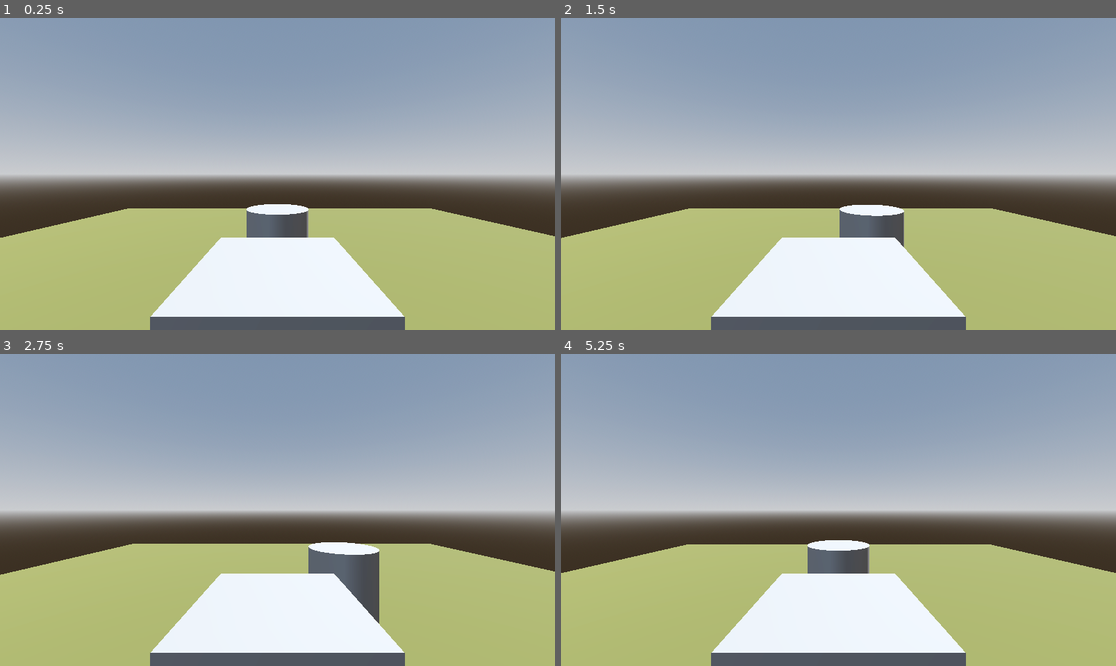
Above: before the commit, frames 1-4 (two rows, left to right).
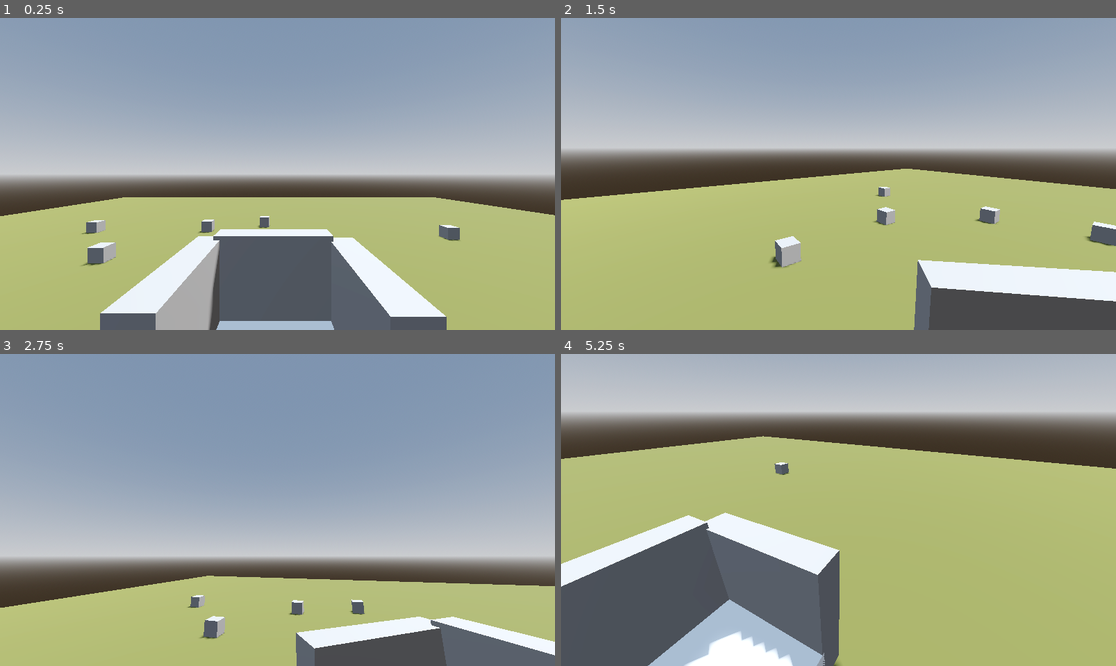
Above: after the commit, the same moments.

Repository: MichaelFar/cartastraphic-chaos
Game: Godot game, scene res://scenes/Michael Debug Scene.tscn
Same seed, same stepped clock (60 frames per second), same inputs: the game is played once before the commit and once after it.
Inputs (mouse positions are in pixels of both pictures, inside the frame that each line leads up to):
- Up to frame 1 (0.25 s): no input
- Up to frame 2 (1.5 s): tap Enter at 0.5 s; move the mouse to (960, 158) at 0.52 s; hold D (turn_right) 0.53-1.28 s; click (960, 158) at 0.67 s; move the mouse to (727, 189) at 1.27 s; hold S (back) from 1.28 s (still down); click (727, 189) at 1.42 s
- Up to frame 3 (2.75 s): move the mouse to (333, 441) at 2.02 s; release S (back) at 2.03 s; hold D (turn_right) from 2.03 s (still down); click (333, 441) at 2.17 s
- Up to frame 4 (5.25 s): move the mouse to (810, 572) at 2.77 s; release D (turn_right) at 2.78 s; hold W (forward) 2.78-3.53 s; click (810, 572) at 2.92 s; move the mouse to (1005, 556) at 3.52 s; hold A (turn_left) 3.53-5.03 s; click (1005, 556) at 3.67 s; tap Escape at 4.15 s; move the mouse to (672, 463) at 4.27 s; click (672, 463) at 4.42 s; move the mouse to (866, 510) at 5.02 s; hold S (back) from 5.03 s (still down); click (866, 510) at 5.17 s

The runs differ from the first frame. In frame 1, 19% of the frame differs, in the area x 0-100%, y 57-100%; in frame 2, 39%; in frame 3, 48%; in frame 4, 86%, in the area x 0-100%, y 0-100%.

Commit message:
Modified character controller and added shopping object

Diff:
--- a/project.godot
+++ b/project.godot
@@ -14,6 +14,10 @@
 run/main_scene="uid://bv1ls4eki6ob8"
 config/features=PackedStringArray("4.5", "Forward Plus")
 config/icon="res://icon.svg"
+
+[autoload]
+
+GlobalValues="*res://scripts/global_values.gd"
 
 [display]
 
@@ -45,3 +49,7 @@
 "events": [Object(InputEventKey,"resource_local_to_scene":false,"resource_name":"","device":-1,"window_id":0,"alt_press …(192 unchanged characters)…
 ]
 }
+
+[physics]
+
+3d/physics_engine="Jolt Physics"
--- a/scenes/Michael Debug Scene.tscn
+++ b/scenes/Michael Debug Scene.tscn
@@ -1,6 +1,7 @@
-[gd_scene load_steps=8 format=3 uid="uid://bv1ls4eki6ob8"]
+[gd_scene load_steps=9 format=3 uid="uid://bv1ls4eki6ob8"]
 
 [ext_resource type="PackedScene" uid="uid://dvl2xwykeekj3" path="res://scenes/PlayerScene.tscn" id="1_ni3o6"]
+[ext_resource type="PackedScene" uid="uid://bqbv472bseb5b" path="res://scenes/ShoppingObject.tscn" id="2_a0vgv"]
 
 [sub_resource type="ProceduralSkyMaterial" id="ProceduralSkyMaterial_kpdrb"]
 sky_horizon_color = Color(0.66224277, 0.6717428, 0.6867428, 1)
@@ -43,4 +44,22 @@
 skeleton = NodePath("../..")
 
 [node name="PlayerScene" parent="." instance=ExtResource("1_ni3o6")]
-transform = Transform3D(1, 0, 0, 0, 1, 0, 0, 0, 1, -0.14809394, 1, 2.4409165)
+transform = Transform3D(1, 0, 0, 0, 1, 0, 0, 0, 1, -0.14809394, 0.13275242, 2.4409165)
+
+[node name="ShoppingObject" parent="." instance=ExtResource("2_a0vgv")]
+transform = Transform3D(1, 0, 0, 0, 1, 0, 0, 0, 1, -3.3290951, 0.62444633, 2.2565084)
+
+[node name="ShoppingObject2" parent="." instance=ExtResource("2_a0vgv")]
+transform = Transform3D(1, 0, 0, 0, 1, 0, 0, 0, 1, -3.597461, 0.15, -0.2562003)
+
+[node name="ShoppingObject3" parent="." instance=ExtResource("2_a0vgv")]
+transform = Transform3D(1, 0, 0, 0, 1, 0, 0, 0, 1, -2.2281208, 0.15, -2.35505)
+
+[node name="ShoppingObject4" parent="." instance=ExtResource("2_a0vgv")]
+transform = Transform3D(1, 0, 0, 0, 1, 0, 0, 0, 1, -5.4958644, 0.15, -2.2518363)
+
+[node name="ShoppingObject5" parent="." instance=ExtResource("2_a0vgv")]
+transform = Transform3D(1, 0, 0, 0, 1, 0, 0, 0, 1, -0.56832397, 0.15, -2.897491)
+
+[node name="ShoppingObject6" parent="." instance=ExtResource("2_a0vgv")]
+transform = Transform3D(1, 0, 0, 0, 1, 0, 0, 0, 1, 4.4156613, 0.15, -1.6700068)
--- a/scenes/PlayerScene.tscn
+++ b/scenes/PlayerScene.tscn
@@ -1,30 +1,168 @@
-[gd_scene load_steps=4 format=3 uid="uid://dvl2xwykeekj3"]
+[gd_scene load_steps=12 format=3 uid="uid://dvl2xwykeekj3"]
 
 [ext_resource type="Script" uid="uid://boy7evgyjn6g7" path="res://scripts/player_scene.gd" id="1_f302p"]
 
+[sub_resource type="BoxShape3D" id="BoxShape3D_4kqly"]
+size = Vector3(1.406189, 0.1, 1)
+
+[sub_resource type="ConvexPolygonShape3D" id="ConvexPolygonShape3D_f302p"]
+points = PackedVector3Array(-0.5, -0.5, -0.5, 0.5, 0.5, 0.5, 0.5, -0.5, 0.5, 0.5, 0.5, -0.5, -0.5, 0.5, 0.5, 0.5, -0.5, -0.5, -0.5, -0.5, 0.5, -0.5, 0.5, -0.5)
+
+[sub_resource type="ConvexPolygonShape3D" id="ConvexPolygonShape3D_vdp4a"]
+points = PackedVector3Array(-0.5, -0.5, -0.5, 0.5, 0.5, 0.5, 0.5, -0.5, 0.5, 0.5, 0.5, -0.5, -0.5, 0.5, 0.5, 0.5, -0.5, -0.5, -0.5, -0.5, 0.5, -0.5, 0.5, -0.5)
+
+[sub_resource type="ConvexPolygonShape3D" id="ConvexPolygonShape3D_4kqly"]
+points = PackedVector3Array(-0.5, -0.5, -0.5, 0.5, 0.5, 0.5, 0.5, -0.5, 0.5, 0.5, 0.5, -0.5, -0.5, 0.5, 0.5, 0.5, -0.5, -0.5, -0.5, -0.5, 0.5, -0.5, 0.5, -0.5)
+
+[sub_resource type="ConvexPolygonShape3D" id="ConvexPolygonShape3D_hwioa"]
+points = PackedVector3Array(-0.5, -0.5, -0.5, 0.5, 0.5, 0.5, 0.5, -0.5, 0.5, 0.5, 0.5, -0.5, -0.5, 0.5, 0.5, 0.5, -0.5, -0.5, -0.5, -0.5, 0.5, -0.5, 0.5, -0.5)
+
+[sub_resource type="ConvexPolygonShape3D" id="ConvexPolygonShape3D_3lb1s"]
+points = PackedVector3Array(-0.5, -0.5, -0.5, 0.5, 0.5, 0.5, 0.5, -0.5, 0.5, 0.5, 0.5, -0.5, -0.5, 0.5, 0.5, 0.5, -0.5, -0.5, -0.5, -0.5, 0.5, -0.5, 0.5, -0.5)
+
 [sub_resource type="BoxMesh" id="BoxMesh_f302p"]
 
-[sub_resource type="CylinderMesh" id="CylinderMesh_f302p"]
+[sub_resource type="StandardMaterial3D" id="StandardMaterial3D_f302p"]
 
-[node name="PlayerScene" type="CharacterBody3D" node_paths=PackedStringArray("rotationDirectionNode", "rotationParent", "head")]
+[sub_resource type="BoxShape3D" id="BoxShape3D_f302p"]
+size = Vector3(1, 3.9555664, 1)
+
+[sub_resource type="BoxShape3D" id="BoxShape3D_vdp4a"]
+size = Vector3(2.1218262, 1, 1)
+
+[node name="PlayerSceneParent" type="Node3D"]
+
+[node name="HeadContainer" type="Node3D" parent="."]
+
+[node name="Head" type="Node3D" parent="HeadContainer"]
+
+[node name="Camera3D" type="Camera3D" parent="HeadContainer/Head"]
+transform = Transform3D(1, 0, 0, 0, 1, 0, 0, 0, 1, 0, 0.5, 0.44524097)
+
+[node name="PlayerScene" type="CharacterBody3D" parent="." node_paths=PackedStringArray("head", "headContainer", "headMarker", "cartMeshContainer", "camera", "objectSpawnMarker")]
 script = ExtResource("1_f302p")
 rotationRate = 20.0
-rotationDirectionNode = NodePath("RotationHandler/MeshInstance3D")
-rotationParent = NodePath("RotationHandler")
-head = NodePath("Head")
+head = NodePath("../HeadContainer/Head")
+headContainer = NodePath("../HeadContainer")
+headMarker = NodePath("HeadMarker")
+cartMeshContainer = NodePath("CartMeshParts")
+camera = NodePath("../HeadContainer/Head/Camera3D")
+objectSpawnMarker = NodePath("ObjectSpawnMarker")
 
-[node name="MeshInstance3D" type="MeshInstance3D" parent="."]
-transform = Transform3D(1, 0, 0, 0, 1, 0, 0, 0, 1, 0, 0.5, 0)
+[node name="StaticBody3D" type="StaticBody3D" parent="PlayerScene"]
+transform = Transform3D(1, 0, 0, 0, 1, 0, 0, 0, 1, 0, 2.6636128, 0)
+collision_layer = 2
+collision_mask = 2
+
+[node name="CollisionShape3D6" type="CollisionShape3D" parent="PlayerScene/StaticBody3D"]
+transform = Transform3D(0.70710677, 0.70710677, 0, -0.70710677, 0.70710677, 0, 0, 0, 1, 1.1358576, -2.1911116, 0)
+shape = SubResource("BoxShape3D_4kqly")
+
+[node name="CollisionShape3D7" type="CollisionShape3D" parent="PlayerScene/StaticBody3D"]
+transform = Transform3D(-3.090862e-08, -3.090862e-08, -1, -0.70710677, 0.70710677, 0, 0.70710677, 0.70710677, -4.371139e-08, -0.051625013, -2.1911116, 1.0129515)
+shape = SubResource("BoxShape3D_4kqly")
+
+[node name="CollisionShape3D8" type="CollisionShape3D" parent="PlayerScene/StaticBody3D"]
+transform = Transform3D(-0.70710677, -0.70710677, 8.742278e-08, -0.70710677, 0.70710677, 0, -6.181723e-08, -6.181723e-08, -1, -1.1002424, -2.1911116, -0.04756725)
+shape = SubResource("BoxShape3D_4kqly")
+
+[node name="CollisionShape3D9" type="CollisionShape3D" parent="PlayerScene/StaticBody3D"]
+transform = Transform3D(-0.4921467, -0.4921467, -0.71804124, -0.70710677, 0.70710677, 0, 0.5077318, 0.5077318, -0.6960006, -0.7681807, -2.1911116, 0.6809454)
+shape = SubResource("BoxShape3D_4kqly")
+
+[node name="CollisionShape3D10" type="CollisionShape3D" parent="PlayerScene/StaticBody3D"]
+transform = Transform3D(0.4903624, 0.4903624, -0.7204786, -0.70710677, 0.70710677, 0, 0.5094552, 0.5094552, 0.6934772, 0.84122133, -2.1911116, 0.74853945)
+shape = SubResource("BoxShape3D_4kqly")
+
+[node name="CollisionShape3D11" type="CollisionShape3D" parent="PlayerScene/StaticBody3D"]
+transform = Transform3D(-3.090862e-08, -3.090862e-08, 1.0000001, -0.70710677, 0.70710677, 0, -0.70710677, -0.70710677, -4.3711392e-08, -0.014321387, -2.1911116, -1.0891805)
+shape = SubResource("BoxShape3D_4kqly")
+
+[node name="CollisionShape3D12" type="CollisionShape3D" parent="PlayerScene/StaticBody3D"]
+transform = Transform3D(0.49999994, 0.49999994, 0.7071069, -0.70710677, 0.70710677, 0, -0.5, -0.5, 0.70710677, 0.78917474, -2.1911116, -0.79738533)
+shape = SubResource("BoxShape3D_4kqly")
+
+[node name="CollisionShape3D13" type="CollisionShape3D" parent="PlayerScene/StaticBody3D"]
+transform = Transform3D(-0.5, -0.5, 0.7071067, -0.70710677, 0.70710677, 0, -0.4999999, -0.4999999, -0.70710695, -0.8562442, -2.2323918, -0.8608451)
+shape = SubResource("BoxShape3D_4kqly")
+
+[node name="ObjectSpawnMarker" type="Marker3D" parent="PlayerScene"]
+transform = Transform3D(1, 0, 0, 0, 1, 0, 0, 0, 1, 0, 2.6636128, 0)
+
+[node name="CollisionShape3D" type="CollisionShape3D" parent="PlayerScene"]
+transform = Transform3D(0.21951067, 0, 0, 0, 1, 0, 0, 0, 1, 0.55475396, 0.5, 0)
+shape = SubResource("ConvexPolygonShape3D_f302p")
+
+[node name="CollisionShape3D2" type="CollisionShape3D" parent="PlayerScene"]
+transform = Transform3D(-9.595117e-09, -1, 0, 0.21951067, -4.371139e-08, 0, 0, 0, 1, -0.035232604, 0.23403811, 0)
+shape = SubResource("ConvexPolygonShape3D_vdp4a")
+
+[node name="CollisionShape3D3" type="CollisionShape3D" parent="PlayerScene"]
+transform = Transform3D(-9.595117e-09, -1, 4.371139e-08, 0, -4.371139e-08, -1, 0.21951067, -4.371139e-08, 1.9106855e-15, -0.035232604, 0.5436765, -0.49534392)
+shape = SubResource("ConvexPolygonShape3D_4kqly")
+
+[node name="CollisionShape3D4" type="CollisionShape3D" parent="PlayerScene"]
+transform = Transform3D(0.21951067, 0, 0, 0, 1, 0, 0, 0, 1, -0.5887243, 0.51238596, 0)
+shape = SubResource("ConvexPolygonShape3D_hwioa")
+
+[node name="CollisionShape3D5" type="CollisionShape3D" parent="PlayerScene"]
+transform = Transform3D(-9.595117e-09, -1, 4.371139e-08, 0, -4.371139e-08, -1, 0.21951067, -4.371139e-08, 1.9106855e-15, -0.035232604, 0.5436765, 0.5046561)
+shape = SubResource("ConvexPolygonShape3D_3lb1s")
+
+[node name="CollisionShape3D6" type="CollisionShape3D" parent="PlayerScene"]
+transform = Transform3D(-9.595117e-09, -1, 4.371139e-08, 0, -4.371139e-08, -1, 0.21951067, -4.371139e-08, 1.9106855e-15, -0.035232604, 1.529748, 0.5046561)
+shape = SubResource("ConvexPolygonShape3D_3lb1s")
+
+[node name="CollisionShape3D7" type="CollisionShape3D" parent="PlayerScene"]
+transform = Transform3D(-9.595117e-09, -1, 4.371139e-08, 0, -4.371139e-08, -1, 0.21951067, -4.371139e-08, 1.9106855e-15, -0.035232604, 2.5218441, 0.5046561)
+shape = SubResource("ConvexPolygonShape3D_3lb1s")
+
+[node name="CartMeshParts" type="Node3D" parent="PlayerScene"]
+
+[node name="MeshInstance3D" type="MeshInstance3D" parent="PlayerScene/CartMeshParts"]
+transform = Transform3D(0.21951067, 0, 0, 0, 1, 0, 0, 0, 1, 0.55475396, 0.5, 0)
 mesh = SubResource("BoxMesh_f302p")
+skeleton = NodePath("../..")
 
-[node name="Head" type="Node3D" parent="."]
+[node name="Floor" type="StaticBody3D" parent="PlayerScene/CartMeshParts"]
+
+[node name="MeshInstance3D2" type="MeshInstance3D" parent="PlayerScene/CartMeshParts/Floor"]
+transform = Transform3D(-9.595117e-09, -1, 0, 0.21951067, -4.371139e-08, 0, 0, 0, 1, -0.035232604, 0.23403811, 0)
+material_override = SubResource("StandardMaterial3D_f302p")
+mesh = SubResource("BoxMesh_f302p")
+skeleton = NodePath("../../..")
+
+[node name="MeshInstance3D4" type="MeshInstance3D" parent="PlayerScene/CartMeshParts"]
+transform = Transform3D(-9.595117e-09, -1, 0, -9.595117e-09, 5.463399e-15, -1, 0.21951067, -4.371139e-08, -4.371139e-08, -0.035232604, 0.5436765, -0.49534392)
+mesh = SubResource("BoxMesh_f302p")
+skeleton = NodePath("../..")
+
+[node name="MeshInstance3D3" type="MeshInstance3D" parent="PlayerScene/CartMeshParts"]
+transform = Transform3D(0.21951067, 0, 0, 0, 1, 0, 0, 0, 1, -0.5887243, 0.51238596, 0)
+mesh = SubResource("BoxMesh_f302p")
+skeleton = NodePath("../..")
+
+[node name="HiddenCube" type="MeshInstance3D" parent="PlayerScene/CartMeshParts"]
+transform = Transform3D(-9.595117e-09, -1, 0, -9.595117e-09, 5.463399e-15, -1, 0.21951067, -4.371139e-08, -4.371139e-08, -0.035232604, 0.5436765, 0.5046561)
+visible = false
+mesh = SubResource("BoxMesh_f302p")
+skeleton = NodePath("../..")
+
+[node name="HeadMarker" type="Marker3D" parent="PlayerScene"]
 transform = Transform3D(1, 0, 0, 0, 1, 0, 0, 0, 1, 0, 1.0611701, 0.85375077)
 
-[node name="Camera3D" type="Camera3D" parent="Head"]
-transform = Transform3D(1, 0, 0, 0, 1, 0, 0, 0, 1, 0, 0.5, 0.44524097)
+[node name="ObjectContainer" type="Area3D" parent="PlayerScene"]
 
-[node name="RotationHandler" type="Node3D" parent="."]
+[node name="CollisionShape3D" type="CollisionShape3D" parent="PlayerScene/ObjectContainer"]
+transform = Transform3D(1, 0, 0, 0, 1, 0, 0, 0, 1, 0, 2.0221252, 0)
+shape = SubResource("BoxShape3D_f302p")
 
-[node name="MeshInstance3D" type="MeshInstance3D" parent="RotationHandler"]
-transform = Transform3D(1, 0, 0, 0, 1, 0, 0, 0, 1, 0, 0, -2)
-mesh = SubResource("CylinderMesh_f302p")
+[node name="ObjectCollector" type="Area3D" parent="PlayerScene"]
+
+[node name="CollisionShape3D" type="CollisionShape3D" parent="PlayerScene/ObjectCollector"]
+transform = Transform3D(-4.371139e-08, 0, -1, 0, 1, 0, 1, 0, -4.371139e-08, 0.018526347, 0.5, -1.741333)
+shape = SubResource("BoxShape3D_vdp4a")
+
+[connection signal="body_entered" from="PlayerScene/ObjectContainer" to="PlayerScene" method="_on_object_container_body_entered"]
+[connection signal="body_exited" from="PlayerScene/ObjectContainer" to="PlayerScene" method="_on_object_container_body_exited"]
+[connection signal="body_entered" from="PlayerScene/ObjectCollector" to="PlayerScene" method="_on_object_collector_body_entered"]
--- /dev/null
+++ b/scenes/ShoppingObject.tscn
@@ -0,0 +1,26 @@
+[gd_scene load_steps=4 format=3 uid="uid://bqbv472bseb5b"]
+
+[ext_resource type="Script" uid="uid://n31b4ilrm78c" path="res://scripts/shopping_object.gd" id="1_15ex7"]
+
+[sub_resource type="BoxMesh" id="BoxMesh_p74w2"]
+size = Vector3(0.3, 0.3, 0.3)
+
+[sub_resource type="ConvexPolygonShape3D" id="ConvexPolygonShape3D_15ex7"]
+points = PackedVector3Array(0.15, 0.15, 0.15, 0.15, 0.15, -0.15, -0.15, 0.15, 0.15, 0.15, -0.15, 0.15, 0.15, -0.15, -0.15, -0.15, 0.15, -0.15, -0.15, -0.15, 0.15, -0.15, -0.15, -0.15)
+
+[node name="ShoppingObject" type="RigidBody3D" node_paths=PackedStringArray("collisionShape")]
+collision_layer = 3
+collision_mask = 3
+script = ExtResource("1_15ex7")
+weight = null
+price = null
+attractionForceMagnitude = 2.0
+distanceThreshold = null
+collisionShape = NodePath("CollisionShape3D")
+freezeThreshold = null
+
+[node name="MeshInstance3D" type="MeshInstance3D" parent="."]
+mesh = SubResource("BoxMesh_p74w2")
+
+[node name="CollisionShape3D" type="CollisionShape3D" parent="."]
+shape = SubResource("ConvexPolygonShape3D_15ex7")
--- /dev/null
+++ b/scripts/global_values.gd
@@ -0,0 +1,4 @@
+extends Node
+
+var player : Player
+# Called when the node enters the scene tree for the first time.
--- a/scripts/player_scene.gd
+++ b/scripts/player_scene.gd
@@ -1,28 +1,124 @@
 extends CharacterBody3D
+
+class_name Player
 
 @export var speed : float = 5.0
 
-@export var rotationRate : float = 3.0
-
-@export var rotationDirectionNode : Node3D
-
-@export var rotationParent : Node3D
+@export var rotationRate : float = 5.0
 
 @export var head : Node3D
+@export var headContainer : Node3D
+@export var headMarker : Marker3D
+
+@export var cartMeshContainer : Node3D
+
+@export var look_speed : float = 0.002
+
+@export var camera : Camera3D
+
+@export var objectSpawnMarker : Marker3D
+
+var shoppingObjectList : Array[ShoppingObject]
+
+var look_rotation : Vector2
+
+var mouse_captured : bool = false
+
+var originalRotationRate : float = 0.0
+
+var deltaCounter : float = 0.0
+
+func _ready():
+	GlobalValues.player = self
+	originalRotationRate = rotationRate
 
 func _physics_process(delta: float) -> void:
-	# Add the gravity.
 
-	var rotation_direction : Vector3 = (rotationDirectionNode.global_position - rotationParent.global_position).normalized()
 
+	deltaCounter = clampf(deltaCounter, 0.0, 1.0)
 	var forward_back_input_strength = Input.get_action_strength("forward") - Input.get_action_strength("back")
 
-	velocity = velocity.move_toward(rotation_direction * speed * forward_back_input_strength, delta)
+	velocity = velocity.move_toward(-basis.z * speed * forward_back_input_strength, delta)
 
-	#rotation.move_toward(rotationDirectionNode.global_position)
+	if(velocity.length() >= 0.0):
+		deltaCounter += delta
+	else:
+		deltaCounter = 0.0
+
+	if(velocity.length() <= (-basis.z * speed * forward_back_input_strength).length() / 4.0):
+
+		rotationRate = lerpf(originalRotationRate, originalRotationRate * 3, deltaCounter)
+
+	else:
+
+
+		#rotationRate = originalRotationRate
+		rotationRate = lerpf(rotationRate, originalRotationRate, deltaCounter)
 
 	var rotation_input_strength = Input.get_action_strength("turn_right") - Input.get_action_strength("turn_left")
 
-	rotationParent.rotation_degrees.y -= delta * rotationRate * rotation_input_strength
+	rotation_degrees.y -= delta * rotationRate * rotation_input_strength
+
+	headContainer.global_position = headMarker.global_position
 
 	move_and_slide()
+
+func _unhandled_input(event: InputEvent) -> void:
+	# Mouse capturing
+	if Input.is_mouse_button_pressed(MOUSE_BUTTON_LEFT):
+		capture_mouse()
+	if Input.is_key_pressed(KEY_ESCAPE):
+		release_mouse()
+
+	# Look around
+	if mouse_captured and event is InputEventMouseMotion:
+		rotate_look(event.relative)
+
+func capture_mouse():
+	Input.set_mouse_mode(Input.MOUSE_MODE_CAPTURED)
+	mouse_captured = true
+
+func release_mouse():
+	Input.set_mouse_mode(Input.MOUSE_MODE_VISIBLE)
+	mouse_captured = false
+
+func rotate_look(rot_input : Vector2):
+
+	look_rotation.x -= rot_input.y * look_speed
+	look_rotation.x = clamp(look_rotation.x, deg_to_rad(-85), deg_to_rad(85))
+	look_rotation.y -= rot_input.x * look_speed
+	headContainer.transform.basis = Basis()
+	headContainer.rotate_y(look_rotation.y)
+	head.transform.basis = Basis()
+	head.rotate_x(look_rotation.x)
+
+
+func _on_object_collector_body_entered(body: Node3D) -> void:
+	if(body is ShoppingObject):
+		print("Encountered shopping object")
+		var shopping_object : ShoppingObject = body
+		shopping_object.apply_force_towards_global_point(objectSpawnMarker.global_position, false)
+
+
+func _on_object_container_body_entered(body: Node3D) -> void:
+	if(body is ShoppingObject):
+		var shopping_object : ShoppingObject = body
+		shopping_object.object_secured_in_cart.connect(add_object_to_list)
+		shopping_object.isInCart = true
+
+
+func _on_object_container_body_exited(body: Node3D) -> void:
+
+	if(body is ShoppingObject):
+		var shopping_object : ShoppingObject = body
+		shopping_object.object_secured_in_cart.disconnect(add_object_to_list)
+		shopping_object.isInCart = false
+
+func add_object_to_list(new_item : ShoppingObject):
+	if new_item not in shoppingObjectList:
+		print("Adding object to list")
+		shoppingObjectList.append(new_item)
+
+func remove_item_from_list(object_to_remove : ShoppingObject):
+	if object_to_remove in shoppingObjectList:
+		shoppingObjectList.pop_at(shoppingObjectList.find(object_to_remove))
--- /dev/null
+++ b/scripts/shopping_object.gd
@@ -0,0 +1,63 @@
+extends RigidBody3D
+
+class_name ShoppingObject
+
+@export var weight : float = 1.0
+@export var price : float = 10.0
+@export var attractionForceMagnitude : float = 10.0
+@export var distanceThreshold : float = 0.5
+
+@export var collisionShape : CollisionShape3D
+@export var freezeThreshold : float = 0.1
+
+signal object_secured_in_cart
+
+var isInCart : bool = false :
+	set(value):
+		isInCart = value
+		check_if_should_freeze()
+	get():
+		return isInCart
+# Called when the node enters the scene tree for the first time.
+func _ready() -> void:
+	pass # Replace with function body.
+
+func _physics_process(delta: float) -> void:
+	pass
+
+func apply_force_towards_global_point(point : Vector3, should_stop : bool = false):
+
+	should_stop = global_position.distance_to(point) <= distanceThreshold
+
+	point = GlobalValues.player.objectSpawnMarker.global_position
+
+	if(should_stop):
+		linear_velocity = Vector3.ZERO
+		print("Reached destination")
+		return
+	else:
+
+		var timer = get_tree().create_timer(0.1)
+		timer.timeout.connect(apply_force_towards_global_point.bind(point, should_stop))
+
+	var dynamic_magnitude =  clampf(attractionForceMagnitude * global_position.distance_to(point), 0.0, attractionForceMagnitude)
+	dynamic_magnitude = attractionForceMagnitude
+
+	var direction = global_position.direction_to(point)
+	apply_impulse(direction * dynamic_magnitude)
+
+func check_if_should_freeze():
+
+	if(freeze):
+		print("Freezing")
+		return
+	else:
+
+		var timer = get_tree().create_timer(0.1)
+		timer.timeout.connect(check_if_should_freeze)
+		if(linear_velocity.length() < freezeThreshold && linear_velocity.length() != 0.0 && isInCart):
+			freeze = true
+
+			reparent(GlobalValues.player.cartMeshContainer)
+			#collisionShape.disabled = true
+			object_secured_in_cart.emit(self)
Not shown, added: scripts/global_values.gd.uid
Not shown, added: scripts/shopping_object.gd.uid
